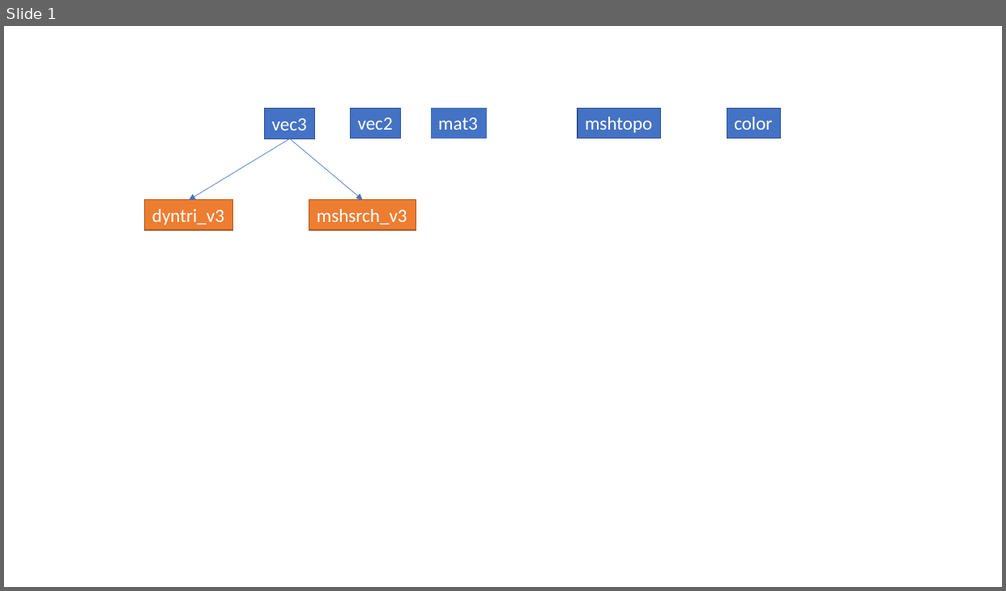
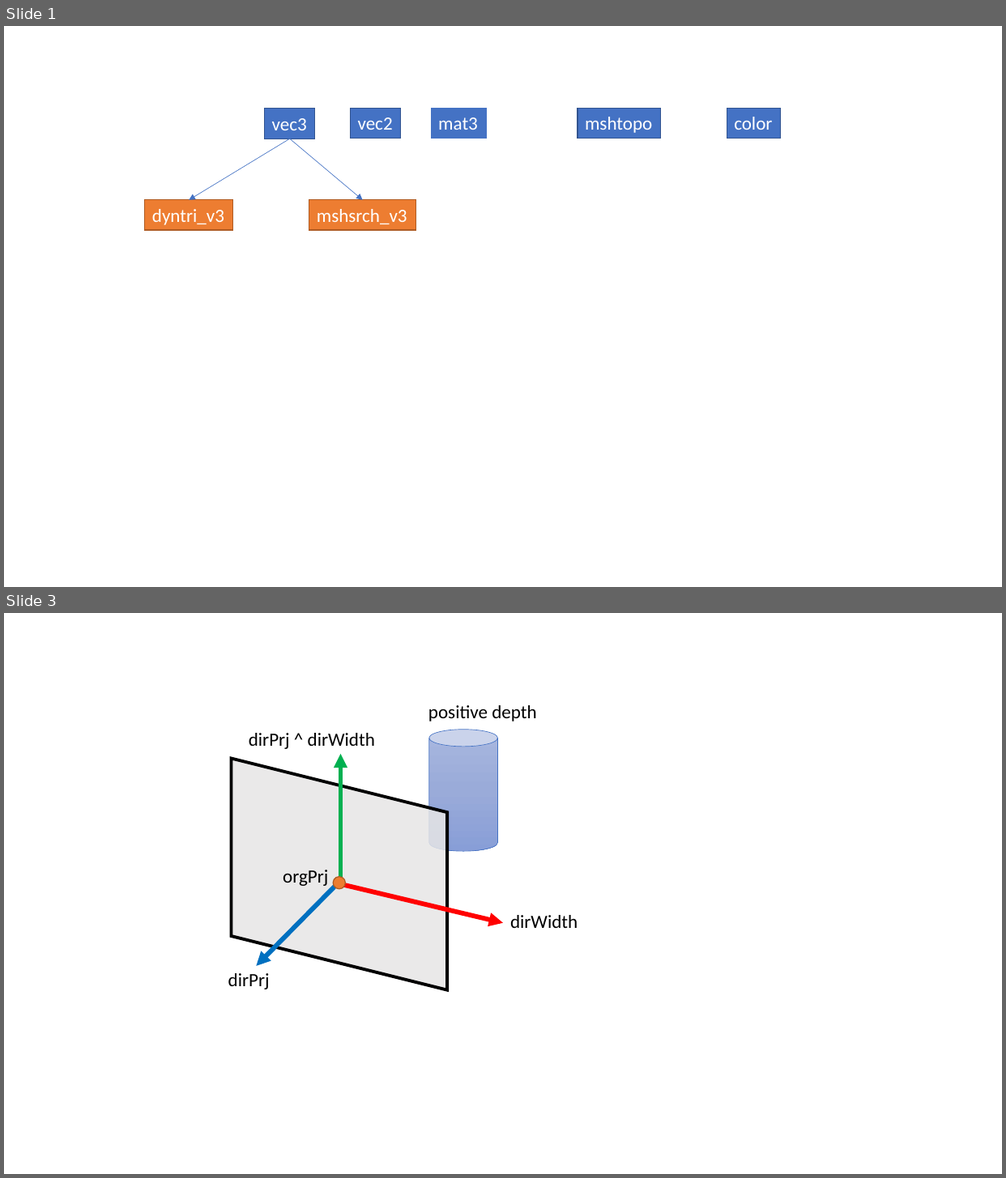
Before and after one commit to nobuyuki83/delfem2, a slide deck: img/design.pptx. Shown one above the other, each under a label of ours: slide 1 before the commit, slides 1 and 3 after it; the slides between them are not shown. The pictures are 1006x591 and 1006x1178 pixels, drawn with LibreOffice and Linux fonts; fonts in the diff are those of the drawing. Boxes give left, top, right and bottom in pixels: in the first picture for what was removed or moved away, otherwise in the second. Text is boxed around its words. In the diff, an @@ line names an element or a change of style, - is before the commit and + after.

Commit message:
depth visualization

```diff
--- a/img/design.pptx
+++ b/img/design.pptx
@@ slide 3 added at (x1=4, y1=613, x2=1002, y2=1174), background #FFFFFF @@
@@ text added at (x1=428, y1=705, x2=536, y2=722), 18 pt, text #000000 @@
+positive depth
@@ text added at (x1=249, y1=733, x2=375, y2=749), 18 pt, text #000000 @@
+dirPrj ^ dirWidth
@@ cylinder added at (x1=429, y1=730, x2=498, y2=852), fill gradient #A8B7DF to #9AABD9 to #889ED7, outline #4472C4 0.5 pt @@
@@ arrow added from (341, 882) to (341, 754), #00B050 4.5 pt @@
@@ parallelogram added at (x1=232, y1=759, x2=448, y2=990), fill #E7E6E6 at 85% opacity, outline #000000 3 pt @@
@@ text added at (x1=283, y1=870, x2=328, y2=886), 18 pt, text #000000 @@
+orgPrj
@@ ellipse added at (x1=334, y1=876, x2=345, y2=888), fill #ED7D31, outline #AF5C24 1 pt @@
@@ arrow added from (339, 882) to (256, 966), #0070C0 4.5 pt @@
@@ arrow added from (339, 884) to (503, 923), #FF0000 4.5 pt @@
@@ text added at (x1=510, y1=915, x2=577, y2=928), 18 pt, text #000000 @@
+dirWidth
@@ text added at (x1=228, y1=973, x2=270, y2=990), 18 pt, text #000000 @@
+dirPrj
```
Also in this commit, not shown: 1 slide changed, 4 other files.
